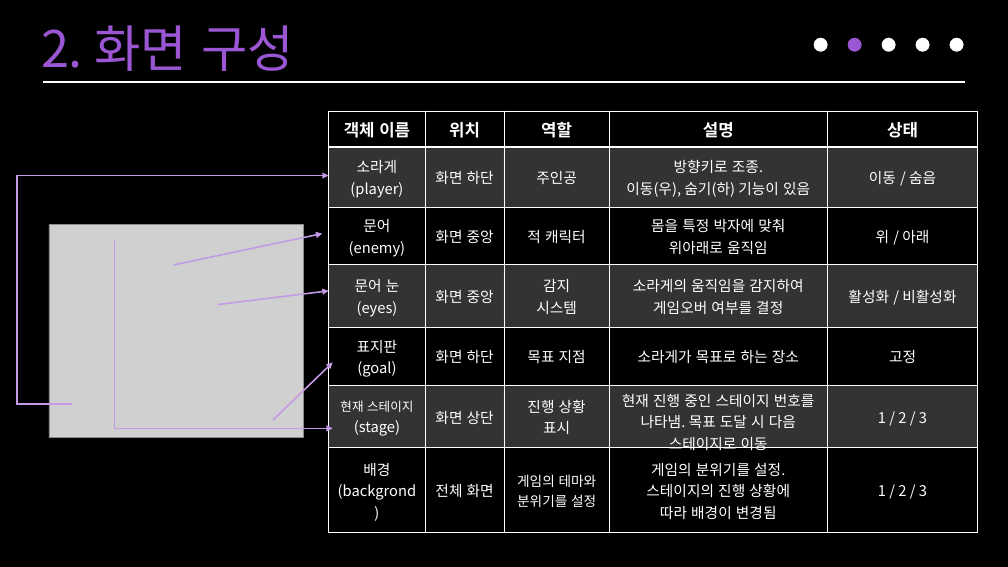
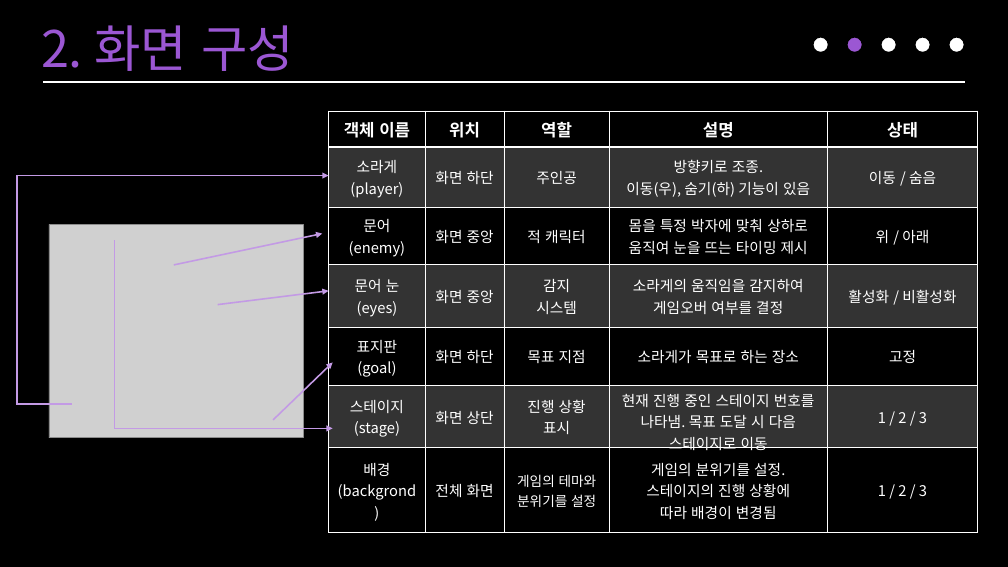
Before and after one commit to neoyeon/leeSeoYeon, a slide deck: slide 8 of 게임제작1_01_3조.pptx. Drawn at 1008x567 pixels with LibreOffice and Linux fonts; fonts in the diff are those of the drawing; grey boxes stand for pictures. Boxes give left, top, right and bottom in pixels: in the first picture for what was removed or moved away, otherwise in the second. Text is boxed around its words. In the diff, an @@ line names an element or a change of style, - is before the commit and + after.

```diff
--- a/게임제작1_01_3조.pptx
+++ b/게임제작1_01_3조.pptx
@@ table at (329, 111, 978, 531) @@
-row 3, column 4: 몸을 특정 박자에 맞춰 / 위아래로 움직임
+row 3, column 4: 몸을 특정 박자에 맞춰 상하로 움직여 눈을 뜨는 타이밍 제시
-row 6, column 1: 현재 스테이지(stage)
+row 6, column 1: 스테이지(stage)
```
Also in this commit, not shown: 4 other slides changed, 1 slide added, 1 slide removed.
